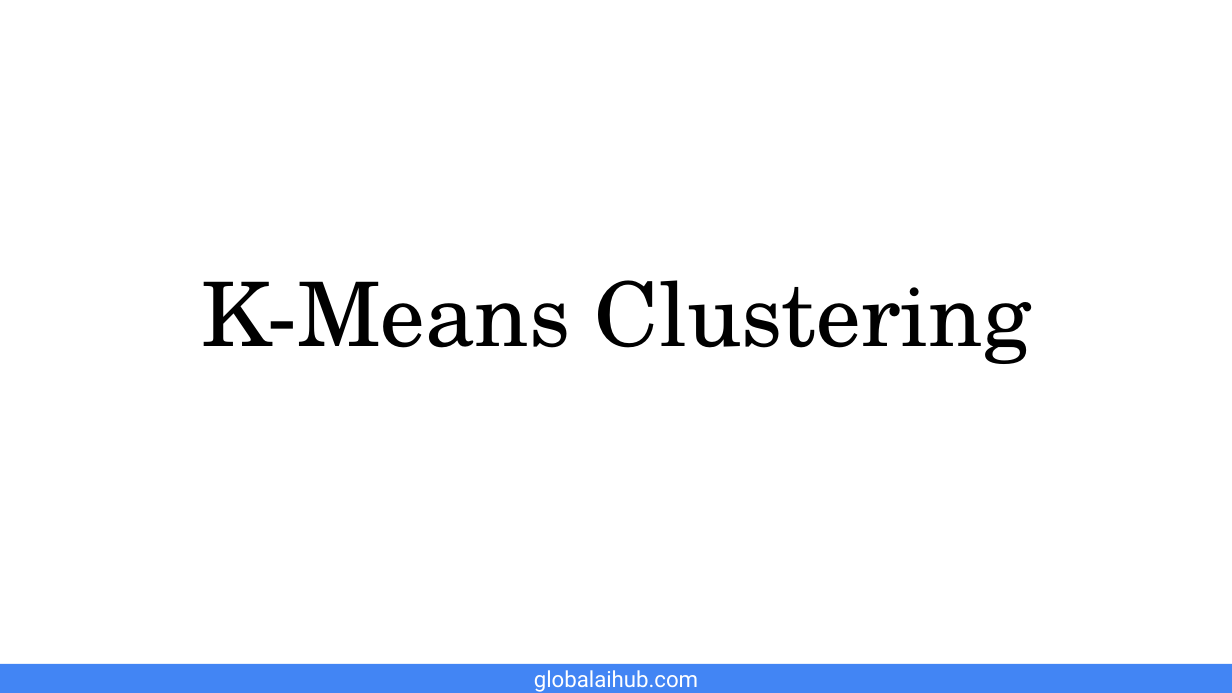
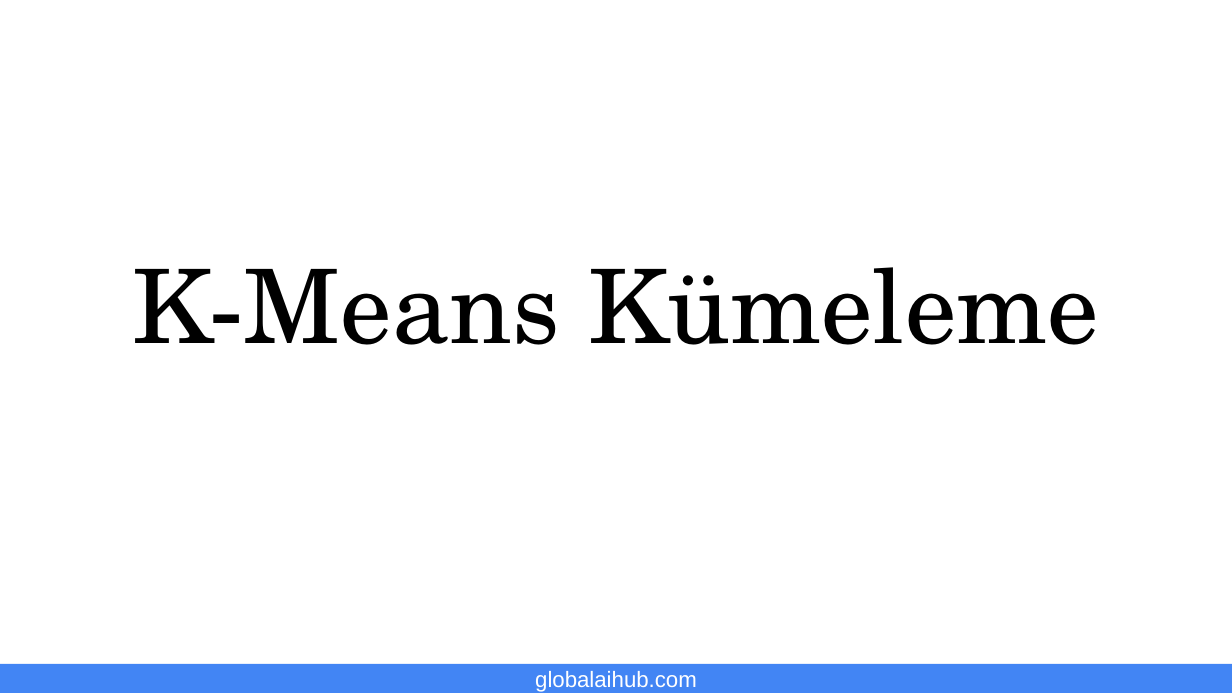
Before and after one commit to gaih/introduction-to-machine-learning, a slide deck: slide 8 of Presentations/Day 5 Presentation.pptx. Drawn at 1232x693 pixels with LibreOffice and Linux fonts; fonts in the diff are those of the drawing; background and template pictures are left out. Boxes give left, top, right and bottom in pixels: in the first picture for what was removed or moved away, otherwise in the second. Text is boxed around its words. In the diff, an @@ line names an element or a change of style, - is before the commit and + after.

```diff
--- a/Presentations/Day 5 Presentation.pptx
+++ b/Presentations/Day 5 Presentation.pptx
@@ title at box(133, 267, 1099, 345): text changed; size 52 to 60 pt @@
-K-Means Clustering
+K-Means Kümeleme
@@ text "globalaihub.com" at box(535, 671, 697, 692): font Roboto to Arial @@
```
Also in this commit, not shown: 5 other slides changed, 12 slides added, 12 slides removed, 2 other files.
